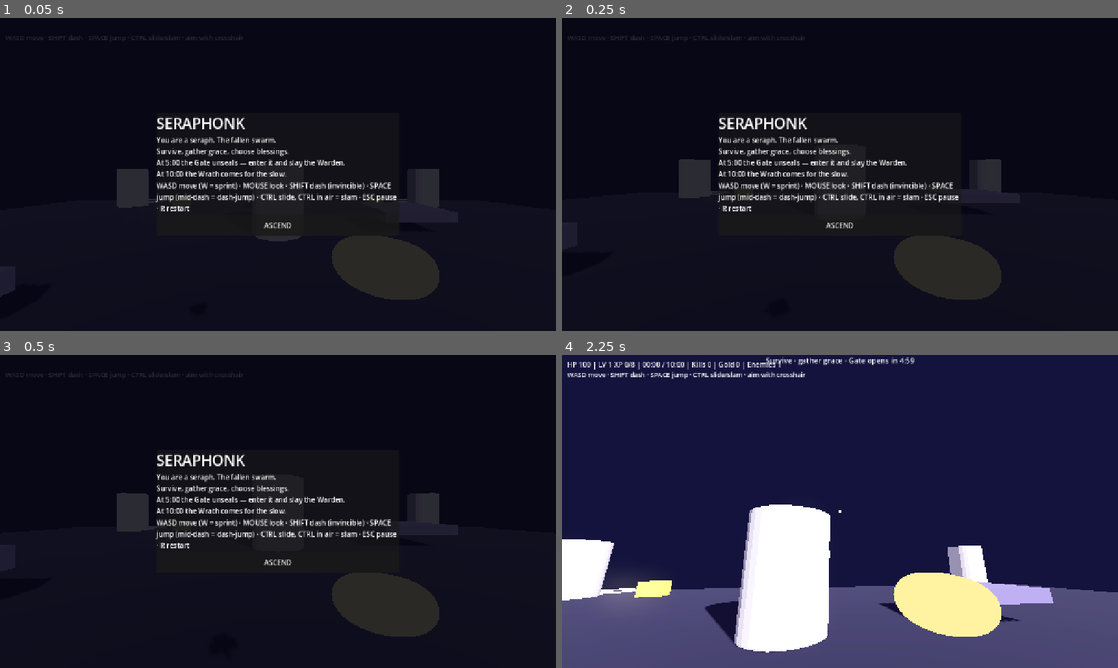
Above: before the commit, frames 1-4 (two rows, left to right).
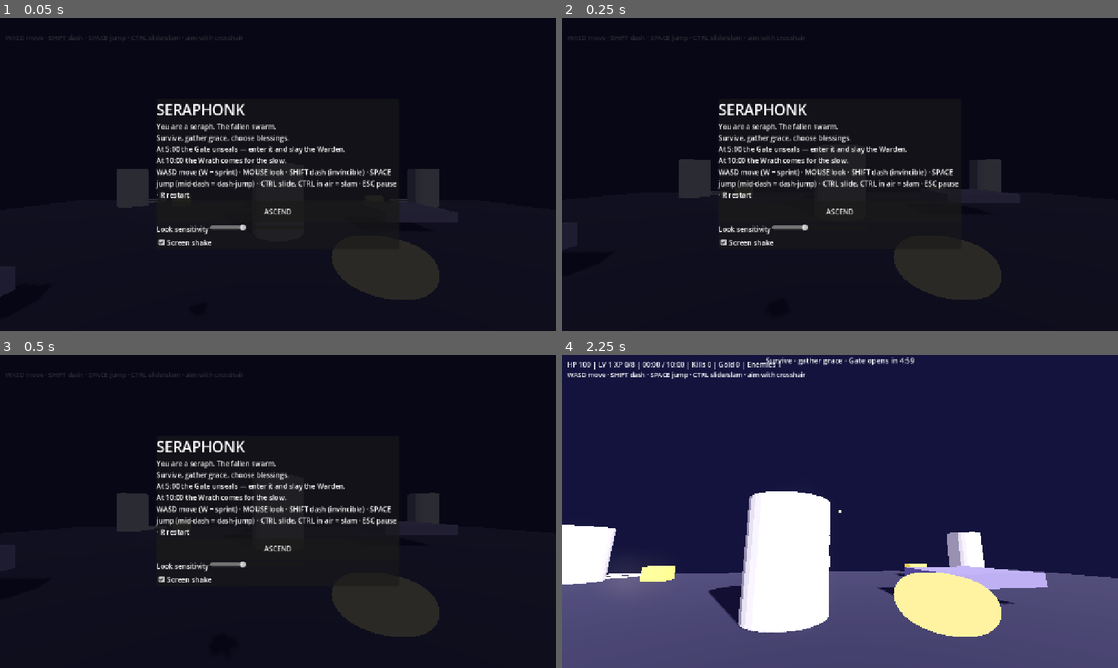
Above: after the commit, the same moments.

Repository: hl0659/seraphonk
Game: Godot game, scene res://scenes/main.tscn
Two runs of this game, one before a commit and one after it. Both use one fixed random seed, a clock stepped at 60 frames per second and the inputs below.
Inputs (mouse positions are in pixels of both pictures, inside the frame that each line leads up to):
- Up to frame 1 (0.05 s): no input
- Up to frame 2 (0.25 s): no input
- Up to frame 3 (0.5 s): no input
- Up to frame 4 (2.25 s): click (840, 580) at 0.5 s, where only the run after the commit has a clickable "Screen shake"; click "ASCEND" at 1.25 s; tap Enter at 2 s; move the mouse to (867, 511) at 2.02 s; hold W (move_forward) from 2.03 s (still down); hold Ctrl (slide) from 2.03 s (still down); tap Shift (dash) at 2.1 s

The runs differ from the first frame. In frame 1, 4.7% of the frame differs, in the area x 28-72%, y 27-73%; in frame 2, 4.7%; in frame 3, 4.7%; in frame 4, 7.8%, in the area x 0-100%, y 43-96%.

Commit message:
feat(survival): cantors, warden attacks, vendor, vignette, settings, fair contact + grace

Diff:
--- a/godot/scripts/enemy.gd
+++ b/godot/scripts/enemy.gd
@@ -7,14 +7,22 @@
 var contact := 8.0
 var elite := false
 var flying := false
+var kind := "chaser"  # chaser | wisp(flying) | cantor(shooter)
+var fire_cd := 0.0
 var base_y := 0.0
 var mesh: MeshInstance3D
 var mat: StandardMaterial3D
 var flash := 0.0
+var touch_cd := 0.0
 
-func setup(p_elite: bool, hp_scale: float, p_flying: bool = false) -> void:
+func setup(p_elite: bool, hp_scale: float, p_flying: bool = false, p_kind: String = "chaser") -> void:
 	elite = p_elite
-	flying = p_flying and not p_elite
+	flying = (p_flying or p_kind == "wisp") and not p_elite
+	kind = "chaser"
+	if flying:
+		kind = "wisp"
+	elif p_kind == "cantor" and not p_elite:
+		kind = "cantor"
 	var mult := 6.0 if elite else 1.0
 	max_hp = (90.0 if elite else 20.0) * hp_scale * mult / (6.0 if elite else 1.0)
 	if elite:
@@ -23,6 +31,28 @@
 	speed = (3.4 if elite else 4.6 + randf() * 1.4) * (1.0 + hp_scale * 0.03)
 	radius = 1.1 if elite else 0.6
 	contact = 16.0 if elite else 8.0
+	if kind == "cantor":
+		hp = 15.0 * hp_scale
+		max_hp = hp
+		speed = 3.2
+		radius = 0.5
+		contact = 6.0
+		fire_cd = 1.5 + randf() * 1.5
+		mesh = MeshInstance3D.new()
+		var sp := CylinderMesh.new()
+		sp.top_radius = 0.15
+		sp.bottom_radius = 0.5
+		sp.height = 2.6
+		mesh.mesh = sp
+		mat = StandardMaterial3D.new()
+		mat.albedo_color = Color(0.3, 0.1, 0.45)
+		mat.emission_enabled = true
+		mat.emission = Color(0.7, 0.25, 1.0)
+		mat.emission_energy_multiplier = 1.2
+		mesh.material_override = mat
+		mesh.position.y = 1.3
+		add_child(mesh)
+		return
 	if flying:
 		hp = 12.0 * hp_scale
 		max_hp = hp
@@ -117,6 +147,7 @@
 		global_position += push.normalized() * (0.25 if not elite else 0.05)
 
 func _process(dt: float) -> void:
+	touch_cd = maxf(0.0, touch_cd - dt)
 	if flash > 0.0:
 		flash = maxf(0.0, flash - dt * 6.0)
 		mat.emission_energy_multiplier = 0.7 + flash * 3.0
--- a/godot/scripts/game.gd
+++ b/godot/scripts/game.gd
@@ -44,6 +44,28 @@
 var pause_label: Label
 var title_label: Label
 var dmg_label_count := 0
+var eprojectiles: Array = []  # hostile orbs
+var rings: Array = []  # warden shockwaves [{pos, r, node}]
+var warden_cd := 0.0
+var warden_phase := 0
+var vendor_cost := 30
+var vendor_cd := 0.0
+var dmg_flash := 0.0
+var vignette: ColorRect
+var sens_mult := 1.0
+var shake_mult := 1.0
+
+func _load_settings() -> void:
+	var cfg := ConfigFile.new()
+	if cfg.load("user://seraphonk.cfg") == OK:
+		sens_mult = float(cfg.get_value("feel", "sensitivity", 1.0))
+		shake_mult = float(cfg.get_value("feel", "shake", 1.0))
+
+func _save_settings() -> void:
+	var cfg := ConfigFile.new()
+	cfg.set_value("feel", "sensitivity", sens_mult)
+	cfg.set_value("feel", "shake", shake_mult)
+	cfg.save("user://seraphonk.cfg")
 
 func _try_model(path: String) -> Node3D:
 	if not ResourceLoader.exists(path):
@@ -61,9 +83,11 @@
 func _ready() -> void:
 	# UI + manager must run while paused (start/draft/pause menus)
 	process_mode = Node.PROCESS_MODE_ALWAYS
+	_load_settings()
 	player = $Player
 	cam = $Player/Cam
 	cam_base_fov = cam.fov
+	player.set("sens_mult", sens_mult)
 	sfx = Node.new()
 	sfx.set_script(load("res://scripts/sfx.gd"))
 	add_child(sfx)
@@ -114,6 +138,33 @@
 	b.custom_minimum_size = Vector2(0, 48)
 	b.pressed.connect(_start_game)
 	vb.add_child(b)
+	var sh := HBoxContainer.new()
+	var shl := Label.new()
+	shl.text = "Look sensitivity"
+	sh.add_child(shl)
+	var ssl := HSlider.new()
+	ssl.min_value = 0.4
+	ssl.max_value = 2.2
+	ssl.step = 0.05
+	ssl.value = sens_mult
+	ssl.custom_minimum_size = Vector2(220, 0)
+	ssl.value_changed.connect(_on_sens_changed)
+	sh.add_child(ssl)
+	vb.add_child(sh)
+	var shb := CheckBox.new()
+	shb.text = "Screen shake"
+	shb.button_pressed = shake_mult > 0.0
+	shb.toggled.connect(_on_shake_toggled)
+	vb.add_child(shb)
+
+func _on_sens_changed(v: float) -> void:
+	sens_mult = v
+	player.set("sens_mult", v)
+	_save_settings()
+
+func _on_shake_toggled(on: bool) -> void:
+	shake_mult = 1.0 if on else 0.0
+	_save_settings()
 
 func _start_game() -> void:
 	hud_layer.get_node("StartDim").queue_free()
@@ -280,6 +331,12 @@
 	mouseln.position = Vector2(-110, 40)
 	mouseln.visible = false
 	hud_layer.add_child(mouseln)
+	vignette = ColorRect.new()
+	vignette.name = "Vignette"
+	vignette.mouse_filter = Control.MOUSE_FILTER_IGNORE
+	vignette.color = Color(0.7, 0.05, 0.1, 0.0)
+	vignette.set_anchors_preset(Control.PRESET_FULL_RECT)
+	hud_layer.add_child(vignette)
 
 func _unhandled_input(event: InputEvent) -> void:
 	# click-to-capture backup (primary path is _input below)
@@ -342,6 +399,21 @@
 		box.position = chest_spots[i] + Vector3(0, 0.4, 0)
 		add_child(box)
 		chests.append({"pos": chest_spots[i], "cost": 20 + i * 10, "opened": false, "node": box})
+	# Tithe vendor: golden pillar, touch to buy blessings (escalating)
+	var vend := MeshInstance3D.new()
+	var vm := CylinderMesh.new()
+	vm.top_radius = 0.7
+	vm.bottom_radius = 0.9
+	vm.height = 3.0
+	vend.mesh = vm
+	var vmat := StandardMaterial3D.new()
+	vmat.albedo_color = Color(0.9, 0.75, 0.3)
+	vmat.emission_enabled = true
+	vmat.emission = Color(1.0, 0.8, 0.25)
+	vmat.emission_energy_multiplier = 1.2
+	vend.material_override = vmat
+	vend.position = Vector3(10, 1.5, 8)
+	add_child(vend)
 
 func _process(dt: float) -> void:
 	if Input.is_action_just_pressed("ui_cancel"):
@@ -372,7 +444,10 @@
 	_pickups(dt)
 	_shrines(dt)
 	_chests()
+	_vendor(dt)
 	_gate(dt)
+	_warden_fight(dt)
+	_rings(dt)
 	_juice(dt)
 	_hud()
 	# dash whoosh edge
@@ -393,14 +468,21 @@
 		_spawn_enemy(true)
 	while spawn_acc >= 1.0 and alive < want:
 		spawn_acc -= 1.0
-		_spawn_enemy(false, randf() < 0.3)
+		_spawn_enemy(false, randf() < 0.25, _cantor_ok())
 		alive += 1
 	if t >= RUN_LEN and not victory:
-		# Wrath swarm: flood + end pressure
+		# Wrath swarm: flood + end pressure, hard-capped for perf
 		for i in 12:
-			_spawn_enemy(false, false)
-
-func _spawn_enemy(elite: bool, flying: bool = false) -> void:
+			if enemies.size() < 140:
+				_spawn_enemy(false, false)
+
+func _cantor_ok() -> String:
+	# cantors (ranged pressure) join after the first minute
+	if t > 60.0 and randf() < 0.3:
+		return "cantor"
+	return "chaser"
+
+func _spawn_enemy(elite: bool, flying: bool = false, kind: String = "chaser") -> void:
 	var e := Node3D.new()
 	e.set_script(load("res://scripts/enemy.gd"))
 	var ang := randf() * TAU
@@ -409,7 +491,7 @@
 	e.position = Vector3(clampf(pp.x + cos(ang) * r, -ARENA.x * 0.5 + 1.0, ARENA.x * 0.5 - 1.0), 0, clampf(pp.z + sin(ang) * r, -ARENA.y * 0.5 + 1.0, ARENA.y * 0.5 - 1.0))
 	add_child(e)
 	var hp_scale := 1.0 + t / 120.0
-	e.call("setup", elite, hp_scale, flying)
+	e.call("setup", elite, hp_scale, flying, kind)
 	enemies.append(e)
 
 func _weapons(dt: float) -> void:
@@ -528,19 +610,10 @@
 			continue
 		var en := e as Node3D
 		if bool(en.get("flying")):
-			var anchor: Vector3 = pp + Vector3(0, 1.4, 0)
-			var to: Vector3 = anchor - en.global_position
-			var fd := to.length()
-			if fd > 0.1:
-				var fspd: float = float(en.get("speed"))
-				en.global_position += to.normalized() * fspd * dt
-				en.global_position.y = clampf(en.global_position.y, 1.2, 6.0)
-			if fd < 1.5 and float(player.get("iframes_t")) <= 0.0:
-				player.set("hp", float(player.get("hp")) - float(en.get("contact")) * dt * 1.5)
-				if float(player.get("hp")) <= 0.0 and not game_over:
-					game_over = true
-					sfx.call("play", "die")
-					_show_end(false)
+			_flyer_steer(en, dt, pp)
+			continue
+		if String(en.get("kind")) == "cantor":
+			_cantor_steer(en, dt, pp)
 			continue
 		var to_p: Vector3 = pp - en.global_position
 		to_p.y = 0.0
@@ -550,13 +623,54 @@
 			en.global_position += to_p.normalized() * spd * dt
 		# separation (cheap, sampled)
 		# contact damage with player i-frames respected
-		if d < 1.1 + float(en.get("radius")):
-			if float(player.get("iframes_t")) <= 0.0:
-				player.set("hp", float(player.get("hp")) - float(en.get("contact")) * dt * 1.5)
-				if float(player.get("hp")) <= 0.0 and not game_over:
-					game_over = true
-					sfx.call("play", "die")
-					_show_end(false)
+		if d < 1.1 + float(en.get("radius")) and float(en.get("touch_cd")) <= 0.0:
+			en.set("touch_cd", 0.55 + randf() * 0.2)
+			_hurt_player(float(en.get("contact")) * 0.5)
+
+func _flyer_steer(en: Node3D, dt: float, pp: Vector3) -> void:
+	var anchor: Vector3 = pp + Vector3(0, 1.4, 0)
+	var to: Vector3 = anchor - en.global_position
+	var fd := to.length()
+	if fd > 0.1:
+		var fspd: float = float(en.get("speed"))
+		en.global_position += to.normalized() * fspd * dt
+		en.global_position.y = clampf(en.global_position.y, 1.2, 6.0)
+	if fd < 1.5 and float(en.get("touch_cd")) <= 0.0:
+		en.set("touch_cd", 0.55 + randf() * 0.2)
+		_hurt_player(float(en.get("contact")) * 0.5)
+
+func _cantor_steer(en: Node3D, dt: float, pp: Vector3) -> void:
+	var flat: Vector3 = pp - en.global_position
+	flat.y = 0.0
+	var d := flat.length()
+	var spd: float = float(en.get("speed"))
+	if d > 14.0:
+		en.global_position += flat.normalized() * spd * dt
+	elif d < 9.0 and d > 0.1:
+		en.global_position -= flat.normalized() * spd * dt
+	en.set("fire_cd", float(en.get("fire_cd")) - dt)
+	if float(en.get("fire_cd")) <= 0.0 and d < 26.0:
+		en.set("fire_cd", 2.5)
+		if eprojectiles.size() < 40:
+			var p := Node3D.new()
+			p.set_script(load("res://scripts/projectile.gd"))
+			add_child(p)
+			var from: Vector3 = en.global_position + Vector3(0, 1.6, 0)
+			var dir: Vector3 = ((pp + Vector3(0, 1.2, 0)) - from).normalized()
+			p.call("setup", from, dir, 14.0, 12.0, 4.0, true)
+			eprojectiles.append(p)
+
+func _hurt_player(amount: float) -> void:
+	if float(player.get("iframes_t")) > 0.0:
+		return
+	# early-run grace: contact ramps 50% -> 100% over the first 90s
+	var grace := 0.5 + 0.5 * minf(1.0, t / 90.0)
+	player.set("hp", float(player.get("hp")) - amount * grace)
+	dmg_flash = minf(1.0, dmg_flash + 0.45)
+	if float(player.get("hp")) <= 0.0 and not game_over:
+		game_over = true
+		sfx.call("play", "die")
+		_show_end(false)
 
 func _projectiles(dt: float) -> void:
 	var dead: Array = []
@@ -583,6 +697,25 @@
 				break
 	for p in dead:
 		projectiles.erase(p)
+		if is_instance_valid(p):
+			(p as Node).queue_free()
+	# hostile orbs: dodge with dash i-frames, slide, or cover
+	var edead: Array = []
+	for p in eprojectiles:
+		if not is_instance_valid(p):
+			edead.append(p)
+			continue
+		var pr := p as Node3D
+		pr.call("tick", dt)
+		if bool(pr.get("dead")):
+			edead.append(p)
+			continue
+		if pr.global_position.distance_to(player.global_position + Vector3(0, 1.0, 0)) < 0.9:
+			_hurt_player(float(pr.get("dmg")))
+			pr.set("dead", true)
+			edead.append(p)
+	for p in edead:
+		eprojectiles.erase(p)
 		if is_instance_valid(p):
 			(p as Node).queue_free()
 
@@ -737,6 +870,73 @@
 	warden = e
 	sfx.call("play", "boss")
 
+func _vendor(dt: float) -> void:
+	vendor_cd = maxf(0.0, vendor_cd - dt)
+	var d: float = player.global_position.distance_to(Vector3(10, 0, 8))
+	if d < 2.2 and vendor_cd <= 0.0 and gold >= vendor_cost:
+		gold -= vendor_cost
+		vendor_cd = 1.0
+		player.set("hp", minf(float(player.get("max_hp")), float(player.get("hp")) + 20.0))
+		var keys := ["quantity", "zeal", "radius", "swiftness"]
+		var k: String = keys[randi() % keys.size()]
+		tomes[k] = int(tomes[k]) + 1
+		if k == "swiftness":
+			player.set("walk_mult", float(player.get("walk_mult")) + 0.08)
+		vendor_cost *= 2
+		sfx.call("play", "chest")
+		trauma = minf(1.0, trauma + 0.2)
+
+func _warden_fight(dt: float) -> void:
+	if warden == null or not is_instance_valid(warden):
+		warden = null
+		return
+	warden_cd -= dt
+	if warden_cd > 0.0:
+		return
+	warden_cd = 6.0
+	if warden_phase % 2 == 0:
+		for i in 4:
+			if enemies.size() < 140:
+				_spawn_enemy(false, false, "chaser")
+		sfx.call("play", "boss")
+	else:
+		var ring := MeshInstance3D.new()
+		var tor := TorusMesh.new()
+		tor.inner_radius = 0.2
+		tor.outer_radius = 1.0
+		ring.mesh = tor
+		var m := StandardMaterial3D.new()
+		m.albedo_color = Color(1, 0.3, 0.2)
+		m.emission_enabled = true
+		m.emission = Color(1.0, 0.2, 0.1)
+		m.emission_energy_multiplier = 2.5
+		m.shading_mode = BaseMaterial3D.SHADING_MODE_UNSHADED
+		ring.material_override = m
+		ring.position = (warden as Node3D).global_position + Vector3(0, 0.6, 0)
+		add_child(ring)
+		rings.append({"pos": (warden as Node3D).global_position, "r": 1.0, "node": ring, "hit": false})
+		sfx.call("play", "slam")
+	warden_phase += 1
+
+func _rings(dt: float) -> void:
+	var done: Array = []
+	for r in rings:
+		r["r"] = float(r["r"]) + dt * 7.0
+		var n := r["node"] as MeshInstance3D
+		if not is_instance_valid(n):
+			done.append(r)
+			continue
+		n.scale = Vector3(float(r["r"]), 1.0, float(r["r"]))
+		var pd: float = Vector2(player.global_position.x - (r["pos"] as Vector3).x, player.global_position.z - (r["pos"] as Vector3).z).length()
+		if not bool(r["hit"]) and absf(pd - float(r["r"])) < 1.2 and player.global_position.y < 1.0:
+			r["hit"] = true
+			_hurt_player(20.0)
+		if float(r["r"]) > 12.0:
+			done.append(r)
+			n.queue_free()
+	for r in done:
+		rings.erase(r)
+
 func _spawn_damage_number(pos: Vector3, amount: int) -> void:
 	if dmg_label_count > 40:
 		return
@@ -760,11 +960,14 @@
 
 func _juice(dt: float) -> void:
 	trauma = maxf(0.0, trauma - dt * 1.8)
+	dmg_flash = maxf(0.0, dmg_flash - dt * 1.4)
+	if vignette:
+		vignette.color.a = dmg_flash * 0.45
 	# player owns FOV; game only adds positional shake here
 	if cam:
-		var sh := trauma * trauma * 0.6
-		cam.h_offset = randf_range(-sh, sh)
-		cam.v_offset = randf_range(-sh, sh)
+		var sh := trauma * trauma * 0.6 * shake_mult
+		cam.h_offset = randf_range(-sh, sh) if shake_mult > 0.0 else 0.0
+		cam.v_offset = randf_range(-sh, sh) if shake_mult > 0.0 else 0.0
 	# slam AoE hook from player
 	if player.get("just_slammed"):
 		player.set("just_slammed", false)
--- a/godot/scripts/player.gd
+++ b/godot/scripts/player.gd
@@ -36,6 +36,7 @@
 var yaw := 0.0
 var pitch := 0.0
 var bob_t := 0.0
+var sens_mult := 1.0
 var headless := false
 var cam: Camera3D
 var viewmodel: Node3D
@@ -80,8 +81,8 @@
 		return
 	if event is InputEventMouseMotion and Input.mouse_mode == Input.MOUSE_MODE_CAPTURED:
 		var mm := event as InputEventMouseMotion
-		yaw -= mm.relative.x * MOUSE_SENS
-		pitch = clampf(pitch - mm.relative.y * MOUSE_SENS, PITCH_MIN, PITCH_MAX)
+		yaw -= mm.relative.x * MOUSE_SENS * sens_mult
+		pitch = clampf(pitch - mm.relative.y * MOUSE_SENS * sens_mult, PITCH_MIN, PITCH_MAX)
 		rotation.y = yaw
 		cam.rotation.x = pitch
 
--- a/godot/scripts/projectile.gd
+++ b/godot/scripts/projectile.gd
@@ -4,23 +4,31 @@
 var dmg := 10.0
 var life := 3.0
 var dead := false
+var hostile := false
 var mesh: MeshInstance3D
 
-func setup(from: Vector3, dir: Vector3, speed: float, p_dmg: float, p_life: float) -> void:
+func setup(from: Vector3, dir: Vector3, speed: float, p_dmg: float, p_life: float, p_hostile: bool = false) -> void:
 	global_position = from
 	vel = dir.normalized() * speed
 	dmg = p_dmg
 	life = p_life
+	hostile = p_hostile
 	mesh = MeshInstance3D.new()
 	var sm := SphereMesh.new()
-	sm.radius = 0.18
-	sm.height = 0.36
+	sm.radius = 0.26 if hostile else 0.18
+	sm.height = 0.52 if hostile else 0.36
 	mesh.mesh = sm
 	var m := StandardMaterial3D.new()
-	m.albedo_color = Color(1, 0.95, 0.7)
-	m.emission_enabled = true
-	m.emission = Color(1.0, 0.85, 0.4)
-	m.emission_energy_multiplier = 2.5
+	if hostile:
+		m.albedo_color = Color(1, 0.3, 0.6)
+		m.emission_enabled = true
+		m.emission = Color(1.0, 0.1, 0.4)
+		m.emission_energy_multiplier = 2.5
+	else:
+		m.albedo_color = Color(1, 0.95, 0.7)
+		m.emission_enabled = true
+		m.emission = Color(1.0, 0.85, 0.4)
+		m.emission_energy_multiplier = 2.5
 	mesh.material_override = m
 	add_child(mesh)
 
--- /dev/null
+++ b/godot/tools/sim_content.gd
@@ -0,0 +1,58 @@
+extends SceneTree
+## Content test: cantor fire, warden rings, vendor purchase.
+## Run: godot --headless --path godot -s res://tools/sim_content.gd
+var frames := 0
+var game: Node = null
+var player: CharacterBody3D = null
+var booted := false
+var checks := {}
+var seen_orbs := false
+
+func note(key: String, ok: bool) -> void:
+	checks[key] = ok
+	print("SIM2 CHECK ", key, " = ", "PASS" if ok else "FAIL")
+
+func _process(_dt: float) -> bool:
+	if not booted:
+		booted = true
+		var ps := load("res://scenes/main.tscn") as PackedScene
+		game = ps.instantiate()
+		root.add_child(game)
+		player = game.get_node("Player") as CharacterBody3D
+		player.set("hp", 5000.0)
+		player.set("max_hp", 5000.0)
+		print("SIM2: booted")
+		return false
+	frames += 1
+	if (game.get("eprojectiles") as Array).size() > 0:
+		seen_orbs = true
+	if bool(game.get("draft_open")):
+		var vb: VBoxContainer = game.get("draft_panel").get_node("Choices")
+		for c in vb.get_children():
+			if c is Button:
+				(c as Button).pressed.emit()
+				break
+	match frames:
+		10:
+			game.set("t", 70.0)
+			game.call("_spawn_enemy", false, false, "cantor")
+			var es: Array = game.get("enemies")
+			if es.size() > 0:
+				(es[es.size() - 1] as Node3D).global_position = player.global_position + Vector3(12, 0, 0)
+		700:
+			note("cantor_fires", seen_orbs)
+			game.set("t", 301.0)
+		800:
+			player.global_position = Vector3(0, 0.5, -13)
+		1100:
+			note("warden_rings", (game.get("rings") as Array).size() > 0 or int(game.get("warden_phase")) > 0)
+			game.set("gold", 500)
+			player.global_position = Vector3(10, 0.5, 8)
+		1400:
+			note("vendor_sells", int(game.get("vendor_cost")) > 30)
+	if frames >= 1500:
+		print("SIM2: done. summary:")
+		for k in checks.keys():
+			print("  ", k, "=", "PASS" if checks[k] else "FAIL")
+		return true
+	return false
--- /dev/null
+++ b/godot/tools/sim_soak.gd
@@ -0,0 +1,48 @@
+extends SceneTree
+## Soak test: 4x speed survival with a dumb circle-strafe bot. Reports balance curve.
+## Run: godot --headless --path godot -s res://tools/sim_soak.gd
+var frames := 0
+var game: Node = null
+var player: CharacterBody3D = null
+var booted := false
+
+func _process(_dt: float) -> bool:
+	if not booted:
+		booted = true
+		Engine.time_scale = 4.0
+		var ps := load("res://scenes/main.tscn") as PackedScene
+		game = ps.instantiate()
+		root.add_child(game)
+		player = game.get_node("Player") as CharacterBody3D
+		print("SOAK: booted at 4x")
+		return false
+	frames += 1
+	if frames == 5:
+		Input.action_press("move_forward")
+		Input.action_press("ui_left")
+	if frames % 1200 == 0:
+		if Input.is_action_pressed("ui_left"):
+			Input.action_release("ui_left")
+			Input.action_press("ui_right")
+		else:
+			Input.action_release("ui_right")
+			Input.action_press("ui_left")
+	if bool(game.get("draft_open")):
+		var vb: VBoxContainer = game.get("draft_panel").get_node("Choices")
+		for c in vb.get_children():
+			if c is Button:
+				(c as Button).pressed.emit()
+				break
+	if frames % 1500 == 0:
+		print("SOAK f=%d t=%d hp=%.0f enemies=%d eproj=%d kills=%d lvl=%d gold=%d tomes=%s" % [
+			frames, int(float(game.get("t"))), float(player.get("hp")),
+			(game.get("enemies") as Array).size(), (game.get("eprojectiles") as Array).size(),
+			int(game.get("kills")), int(game.get("level")), int(game.get("gold")),
+			str(game.get("tomes"))])
+		if bool(game.get("game_over")):
+			print("SOAK: bot died at t=", int(float(game.get("t"))), " kills=", int(game.get("kills")))
+			return true
+	if float(game.get("t")) >= 330.0 or frames >= 14000:
+		print("SOAK: survived to t=", int(float(game.get("t"))), " kills=", int(game.get("kills")))
+		return true
+	return false
--- a/godot/tools/sim_test.gd
+++ b/godot/tools/sim_test.gd
@@ -1,52 +1,99 @@
 extends SceneTree
-## Headless playtest bot: loads main scene, holds W, turns, reports state.
+## Scripted systems test: exercises draft/trumpet/slam/shrine/chest/warden/wrath.
 ## Run: godot --headless --path godot -s res://tools/sim_test.gd
 var frames := 0
 var game: Node = null
-var player: Node3D = null
+var player: CharacterBody3D = null
 var booted := false
+var checks := {}
+
+func note(key: String, ok: bool) -> void:
+	checks[key] = ok
+	print("SIM CHECK ", key, " = ", "PASS" if ok else "FAIL")
 
 func _process(_dt: float) -> bool:
 	if not booted:
 		booted = true
 		var ps := load("res://scenes/main.tscn") as PackedScene
-		if ps == null:
-			print("SIM: FAIL scene load")
-			return true
 		game = ps.instantiate()
 		root.add_child(game)
-		player = game.get_node("Player") as Node3D
+		player = game.get_node("Player") as CharacterBody3D
 		print("SIM: booted")
 		return false
 	frames += 1
-	if frames == 5:
-		Input.action_press("move_forward")
-	if frames == 300:
-		Input.action_press("ui_right")
-	if frames == 600:
-		Input.action_release("ui_right")
-	if frames == 900:
-		print("SIM: forcing draft + slam test")
-		game.call("_open_draft")
-		(player as CharacterBody3D).velocity.y = 8.0
-	if frames % 120 == 0:
-		var pp: Vector3 = player.global_position
-		print("SIM f=%d t=%.1f paused=%s draft=%s pos=(%.1f,%.1f,%.1f) yaw=%.2f hp=%.0f enemies=%d kills=%d xp=%.0f/%.0f lvl=%d proj=%d pickups=%d" % [
-			frames, float(game.get("t")), str(paused), bool(game.get("draft_open")),
-			pp.x, pp.y, pp.z, float(player.get("yaw")), float(player.get("hp")),
+	# auto-pick draft blessings (except the single frame we assert on)
+	if bool(game.get("draft_open")) and frames != 1000:
+		var vb: VBoxContainer = game.get("draft_panel").get_node("Choices")
+		for c in vb.get_children():
+			if c is Button:
+				print("SIM: picking draft: ", (c as Button).text)
+				(c as Button).pressed.emit()
+				break
+	match frames:
+		5:
+			Input.action_press("move_forward")
+			player.set("hp", 5000.0)
+			player.set("max_hp", 5000.0)
+		300:
+			Input.action_press("ui_right")
+		600:
+			Input.action_release("ui_right")
+		900:
+			game.call("_open_draft")
+		1000:
+			note("draft_resumed", not bool(game.get("draft_open")) and not paused)
+			(game.get("weapons") as Array).append({"id": "trumpet", "lvl": 1, "cd": 0.0})
+		1400:
+			note("trumpet_fires", (game.get("projectiles") as Array).size() > 0 or int(game.get("kills")) > 0)
+		1500:
+			player.global_position = Vector3(0, 10, 0)
+			player.set("slamming", true)
+			(player as CharacterBody3D).velocity = Vector3(0, -28, 0)
+		1700:
+			note("slam_landed", not bool(player.get("slamming")) and player.global_position.y < 1.0)
+		1750:
+			Input.action_release("move_forward")
+		1800:
+			player.global_position = Vector3(-16, 0.5, 0)
+			(player as CharacterBody3D).velocity = Vector3.ZERO
+		2100:
+			pass  # channeling... (headless runs ~150fps: 300 frames ~= 2s)
+		2400:
+			var done := false
+			for s in game.get("shrines"):
+				if bool(s["done"]):
+					done = true
+			note("shrine_channel", done)
+			game.set("gold", 500)
+			player.global_position = Vector3(-8, 0.5, -11)
+		2700:
+			note("chest_open", int(game.get("chest_count")) > 0)
+		2800:
+			game.set("t", 301.0)
+		2900:
+			note("gate_unsealed", not bool(game.get("gate_sealed")))
+			player.global_position = Vector3(0, 0.5, -13)
+		3200:
+			note("warden_spawned", game.get("warden") != null)
+			if game.get("warden") != null:
+				var wp: Vector3 = (game.get("warden") as Node3D).global_position
+				game.call("_damage_area", wp, 10.0, 999999.0, true)
+		3500:
+			note("victory_on_warden_kill", bool(game.get("victory")))
+			Input.action_press("move_forward")
+		3600:
+			game.set("victory", false)
+			game.set("t", 601.0)
+		3800:
+			note("wrath_swarm", (game.get("enemies") as Array).size() >= 10)
+	if frames % 600 == 0:
+		print("SIM f=%d t=%.0f hp=%.0f enemies=%d kills=%d lvl=%d w=%d" % [
+			frames, float(game.get("t")), float(player.get("hp")),
 			(game.get("enemies") as Array).size(), int(game.get("kills")),
-			float(game.get("xp")), float(game.get("xp_next")), int(game.get("level")),
-			(game.get("projectiles") as Array).size(), (game.get("pickups") as Array).size()])
-		if bool(game.get("draft_open")):
-			var vb: VBoxContainer = game.get("draft_panel").get_node("Choices")
-			var btns: Array = []
-			for c in vb.get_children():
-				if c is Button:
-					btns.append(c)
-			if btns.size() > 0:
-				print("SIM: picking draft: ", (btns[0] as Button).text)
-				(btns[0] as Button).pressed.emit()
-	if frames >= 1500:
-		print("SIM: done")
+			int(game.get("level")), (game.get("weapons") as Array).size()])
+	if frames >= 4000:
+		print("SIM: done. summary:")
+		for k in checks.keys():
+			print("  ", k, "=", "PASS" if checks[k] else "FAIL")
 		return true
 	return false
Not shown, added: godot/tools/sim_content.gd.uid
Not shown, added: godot/tools/sim_soak.gd.uid
